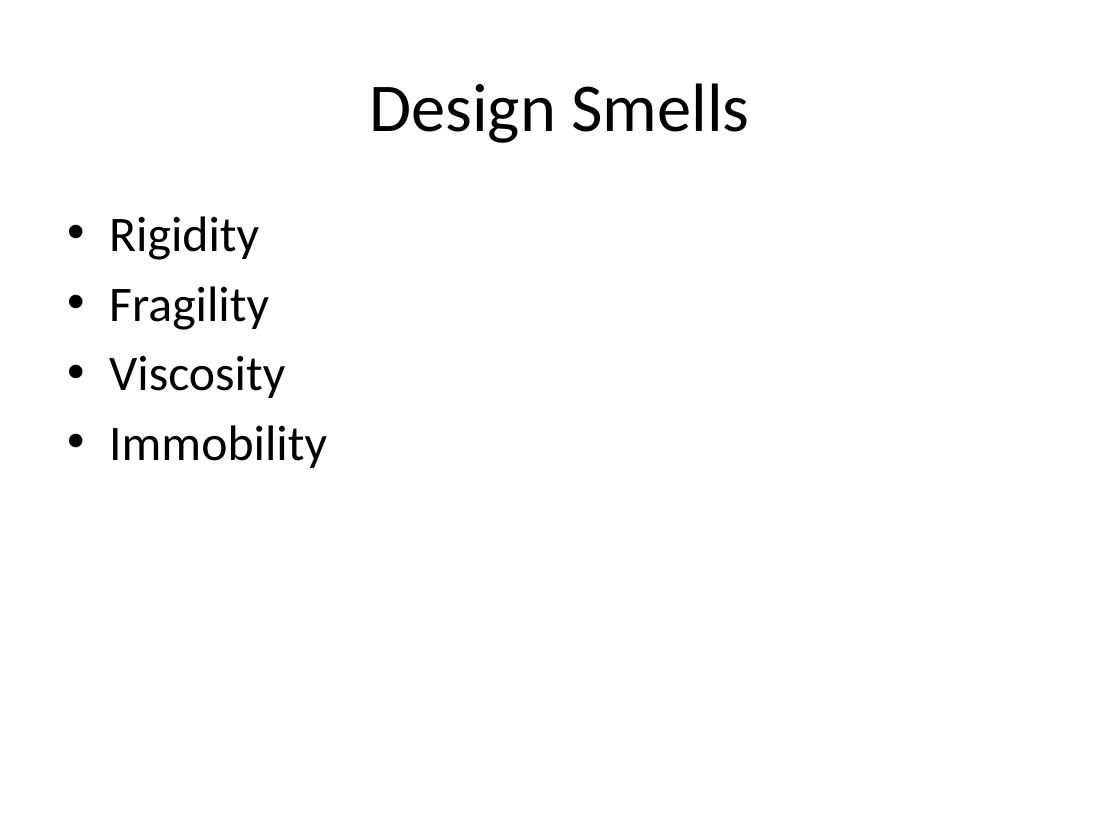
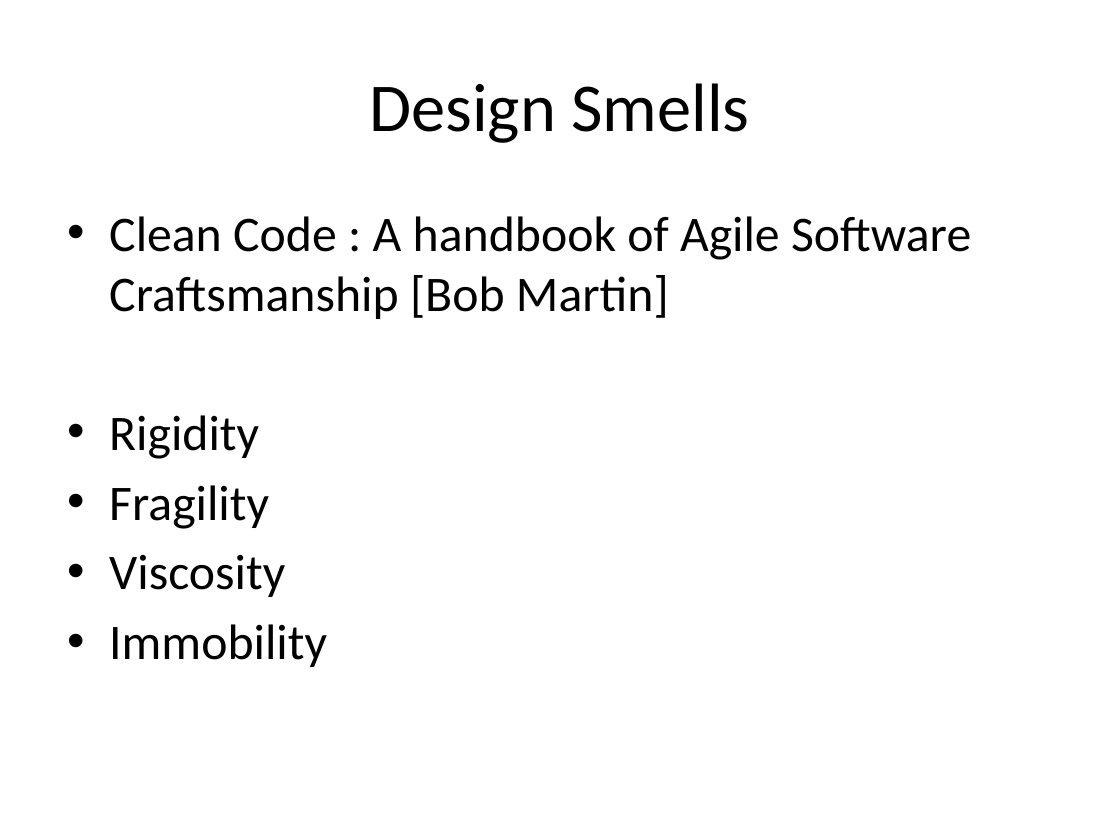
Before and after one commit to sameeri/solid, a slide deck: slide 13 of SOLID Principles of OOD v2.pptx (slide 12 before the commit). Drawn at 1120x840 pixels with LibreOffice and Linux fonts; fonts in the diff are those of the drawing. Boxes give left, top, right and bottom in pixels: in the first picture for what was removed or moved away, otherwise in the second. Text is boxed around its words. In the diff, an @@ line names an element or a change of style, - is before the commit and + after.

```diff
--- a/SOLID Principles of OOD v2.pptx
+++ b/SOLID Principles of OOD v2.pptx
@@ text at bbox=[109, 216, 971, 319]: paragraph added @@
+• Clean Code : A handbook of Agile Software Craftsmanship [Bob Martin]
```
Also in this commit, not shown: 10 other slides changed, 10 slides added, 5 slides removed.
